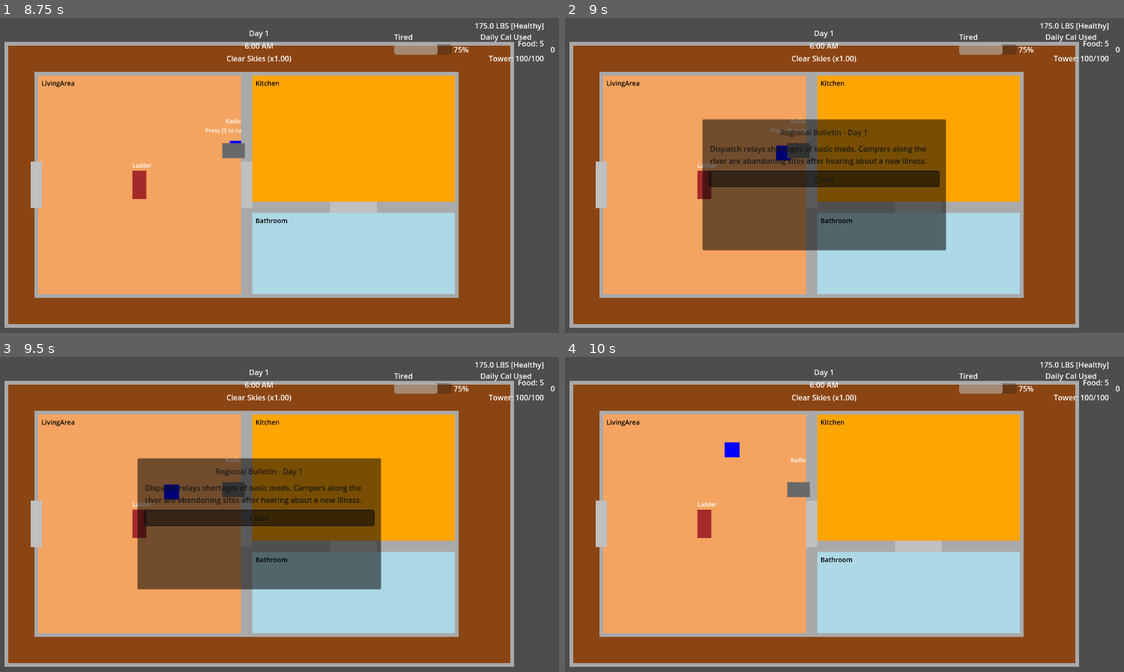
Above: before the commit, frames 1-4 (two rows, left to right).
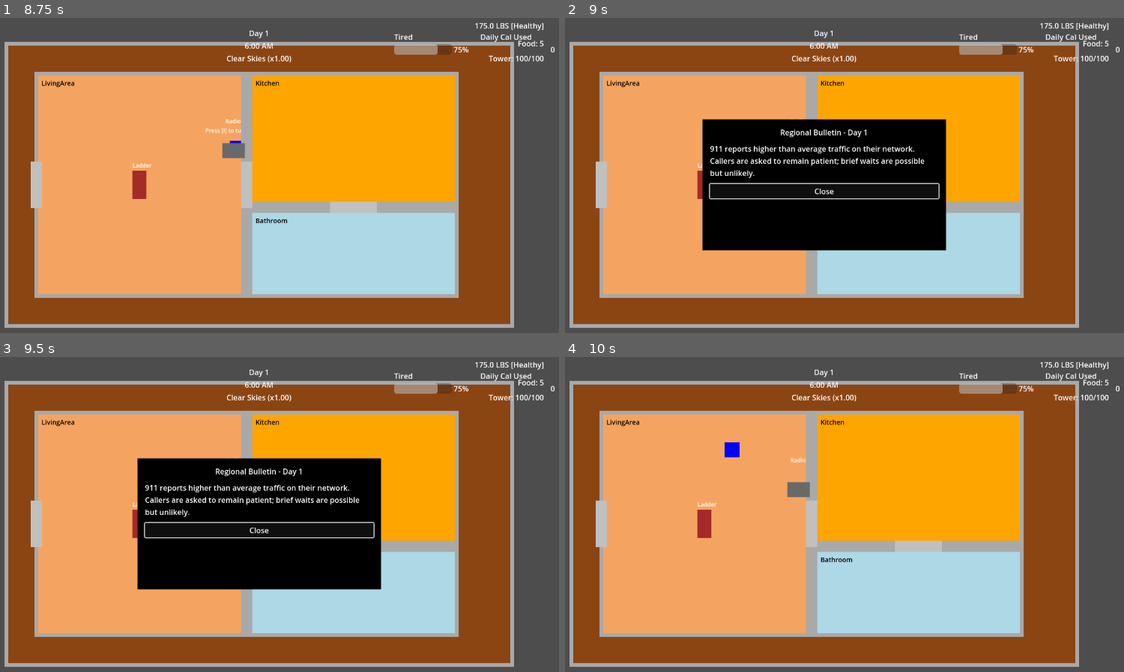
Above: after the commit, the same moments.

Repository: nexus382/firetower-game
Game: Godot game, scene res://scenes/Main.tscn
The game is run twice, just before and just after one commit, with the same random seed, the same clock (stepped at 60 frames per second) and the same inputs.
Inputs:
- Up to frame 1 (8.75 s): tap Enter at 0.5, 3.5 s; hold I (interact) 0.53-1.28 s; hold W (move_up) 0.53-2.03 s; tap I (interact) every 1.5 s from 1.35 to 7.35 s; tap Space at 2, 8 s; hold I (interact) 2.03-2.78 s; hold A (move_left) 2.03-3.53 s; hold S (move_down) 3.53-4.28 s; hold I (interact) 3.53-4.28 s; hold D (move_right) 4.28-5.03 s; hold W (move_up) 5.03-5.78 s; hold I (interact) 5.03-5.78 s; hold D (move_right) 5.78-8.03 s; hold I (interact) 6.53-7.28 s; hold S (move_down) from 8.03 s (still down); hold I (interact) from 8.03 s (still down)
- Up to frame 2 (9 s): release S (move_down) at 8.78 s; release I (interact) at 8.78 s; hold A (move_left) from 8.78 s (still down); tap I (interact) at 8.85 s
- Up to frame 3 (9.5 s): keep holding A (move_left)
- Up to frame 4 (10 s): release A (move_left) at 9.53 s; hold W (move_up) from 9.53 s (still down); hold I (interact) from 9.53 s (still down)

Frame 1 is identical in both runs. In frame 2, 18% of the frame differs, in the area x 24-69%, y 32-74%; in frame 3, 18%; in frame 4, nothing differs.

Commit message:
Expand radio broadcast schedule

Diff:
--- a/scripts/systems/NewsBroadcastSystem.gd
+++ b/scripts/systems/NewsBroadcastSystem.gd
@@ -3,6 +3,11 @@
 
 signal broadcast_selected(day: int, broadcast: Dictionary)
 
+# Broadcast windows:
+# - Days 1-3: 8 illness variants covering escalating public strain.
+# - Days 4-7: 13 supply variants following infrastructure breakdown reports.
+# - Days 8-10: 5 martial-law variants delivering evacuation mandates.
+# - Days 11+: 3 collapse variants with a 0.25 chance; failed rolls return silence.
 const BROADCAST_SCHEDULE := [
     {
         "id": "mysterious_illness",
@@ -22,13 +27,33 @@
             {
                 "id": "strain_c",
                 "text": "Dispatch relays shortages of basic meds. Campers along the river are abandoning sites after hearing about a new illness."
+            },
+            {
+                "id": "domestic_reports",
+                "text": "There has been a spike in domestic violence reports over the last 24 hours, so please stay safe out there."
+            },
+            {
+                "id": "call_volume",
+                "text": "911 reports higher than average traffic on their network. Callers are asked to remain patient; brief waits are possible but unlikely."
+            },
+            {
+                "id": "anthony_fill_in",
+                "text": "Hi there, Anthony Scordino filling in today while our reporter Nina is out sick, joining several staff feeling under the weather."
+            },
+            {
+                "id": "military_sightings",
+                "text": "We have reports of military presence in the area, with helicopters and trucks spotted around town according to witness claims."
+            },
+            {
+                "id": "business_shutdowns",
+                "text": "Due to the rise in sick residents, a few local businesses have temporarily closed. Wash your hands, rest up, and stay hydrated, everybody."
             }
         ]
     },
     {
         "id": "supply_disruptions",
         "title": "Emergency Network",
-        "start_day": 3,
+        "start_day": 4,
         "end_day": 7,
         "chance": 1.0,
         "variants": [
@@ -42,16 +67,85 @@
             },
             {
                 "id": "roads_closed",
-                "text": "Roadblocks seal the southern ridge. Drones captured crowds pushing toward the forests, hoping the fire towers still watch."
+                "text": "Roadblocks seal the southern ridge. Drones captured crowds pushing toward the forests, hoping the firetowers still watch."
+            },
+            {
+                "id": "riots_spreading",
+                "text": "With a further increase in riots and violence, CDC officials and army personnel have set up relief shelters and refuge camps on the outskirts."
+            },
+            {
+                "id": "emergency_calls",
+                "text": "911 advises residents not to call unless it is an absolute emergency. Dispatch shares only what the CDC has confirmed at this time."
+            },
+            {
+                "id": "looting_reports",
+                "text": "Looting and rioting have erupted in larger cities, with food, water, and essentials stolen as price gouging pushes water to $20 a gallon."
+            },
+            {
+                "id": "shelter_in_place",
+                "text": "The CDC advises everyone to remain indoors and plan to shelter in place for at least ten days. Military units evacuate the most affected blocks."
+            },
+            {
+                "id": "state_of_emergency",
+                "text": "The travel ban enacted two days ago has been raised to a State of Emergency. Only essential personnel should be on the roads."
+            },
+            {
+                "id": "military_support",
+                "text": "Military convoys continue to roll into the region to help contain violent outbreaks. Stay inside and await further instructions."
+            },
+            {
+                "id": "virus_connection",
+                "text": "Reports from around the globe point to a connection between the violence and the newly identified virus spreading through the population."
+            },
+            {
+                "id": "h2z1_resurgence",
+                "text": "First reports indicate H2Z1 patients slipping into a death-like state, then reviving violently. Quarantine anyone infected and call the hotline."
+            },
+            {
+                "id": "mass_violence",
+                "text": "Violence has flooded the streets. Large, relentless groups leave numerous injuries and fatalities in their wake across major cities."
+            },
+            {
+                "id": "unconfirmed_attacks",
+                "text": "Unconfirmed alerts describe aggressive individuals causing severe harm, in some cases biting or tearing at their victims."
+            }
+        ]
+    },
+    {
+        "id": "martial_law",
+        "title": "Emergency Broadcast System",
+        "start_day": 8,
+        "end_day": 10,
+        "chance": 1.0,
+        "variants": [
+            {
+                "id": "martial_law_declaration",
+                "text": "*BEEEEEP* This is an official declaration of martial law. Stay indoors, keep doors and windows locked, avoid all infected contact, and do not seek loved ones. *BEEEEEP*"
+            },
+            {
+                "id": "mandatory_evacuation",
+                "text": "The military is clearing neighborhoods outside the city as conditions deteriorate. Evacuations are mandatory; follow every instruction from personnel on site."
+            },
+            {
+                "id": "hospital_lockdown",
+                "text": "Hospitals are beyond capacity, forcing the military to erect roadblocks and turn people away. Shelter at home and wait for evacuation orders."
+            },
+            {
+                "id": "burn_protocol",
+                "text": "Anyone lost to the H2Z1 virus must be burned immediately. Reports nationwide describe the deceased rising again to attack the living."
+            },
+            {
+                "id": "avoid_crowds",
+                "text": "Avoid dense areas, obey military and police directives, lock down your home, and remain quiet while awaiting evacuation updates."
             }
         ]
     },
     {
         "id": "collapse_alert",
         "title": "Distress Signal",
-        "start_day": 7,
-        "end_day": 12,
-        "chance": 0.75,
+        "start_day": 11,
+        "end_day": 9999,
+        "chance": 0.25,
         "variants": [
             {
                 "id": "evac_order",
@@ -76,6 +170,7 @@
     _rng.randomize()
 
 func reset_day(day: int) -> Dictionary:
+    # Keeps a stable pick for the day so the same report repeats when re-opened.
     if _daily_cache.has(day):
         return _daily_cache[day]
     var broadcast = _select_broadcast_for_day(day)
--- a/scripts/ui/RadioPanel.gd
+++ b/scripts/ui/RadioPanel.gd
@@ -17,7 +17,7 @@
     title_label.text = data.get("title", "Radio Update")
     body_label.text = data.get("text", "")
     visible = true
-    panel.modulate = Color(0.1, 0.1, 0.1, 0.9)
+    panel.modulate = Color(1.0, 1.0, 1.0, 1.0)
     if close_button:
         close_button.grab_focus()
 
@@ -32,10 +32,18 @@
         get_viewport().set_input_as_handled()
 
 func _apply_theme_overrides():
+    if panel:
+        var backdrop := StyleBoxFlat.new()
+        backdrop.bg_color = Color.BLACK
+        backdrop.shadow_size = 0
+        panel.add_theme_stylebox_override("panel", backdrop)
     if title_label:
         title_label.add_theme_color_override("font_color", Color.WHITE)
     if body_label:
-        body_label.add_theme_color_override("font_color", Color.SILVER)
+        body_label.add_theme_color_override("font_color", Color.WHITE)
         body_label.autowrap_mode = TextServer.AUTOWRAP_WORD
     if close_button:
         close_button.text = "Close"
+        close_button.add_theme_color_override("font_color", Color.WHITE)
+        close_button.add_theme_color_override("font_color_hover", Color.WHITE)
+        close_button.add_theme_color_override("font_color_pressed", Color.WHITE)
